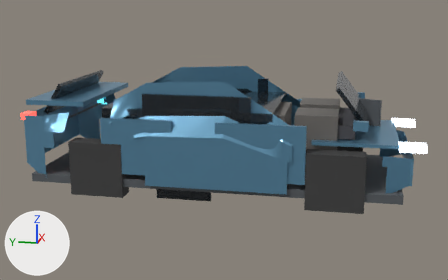
The glTF model assets/models/processed/compact_sedan.glb: old version first, new version second.
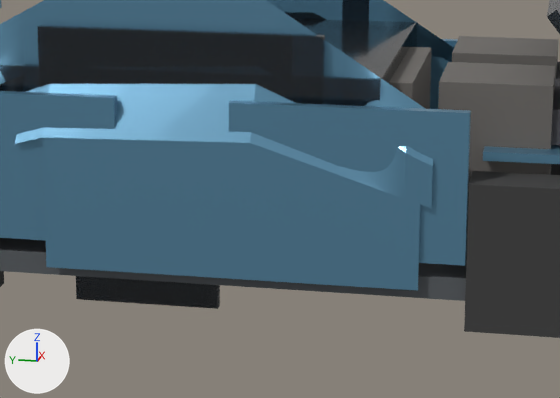
There are two pictures of each version: one whole from a 50 mm camera at (-7.74, -1.58, 2.49) aimed at (-0.01, -0.03, 0.56), one close up on the part from 28% to 76% of the width and 30% to 84% of the height. The axes (+X, +Y, +Z) are drawn at lower left. The lights are the same throughout. The older version's two pictures come first. Where no turn or scale is listed for an object, it has been applied to the vertices.

Before the edit, the objects in view are built like this:
```python
me_window_fixed_l = bpy.data.meshes.new('window_fixed_l')
me_window_fixed_l.from_pydata(...)  # 386 vertices, 768 faces; spans x -0.03..0.03, y -1.0..1.0, z -0.23..0.23
me_window_fixed_l.materials.append(mat_glass)  # greyish blue #3f4b55
me_window_fl_mesh = bpy.data.meshes.new('window_fl_mesh')
me_window_fl_mesh.from_pydata(...)  # 386 vertices, 768 faces; spans x -0.04..0.04, y -1.0..1.0, z -0.4..0.4
me_window_fl_mesh.materials.append(mat_glass)  # greyish blue #3f4b55
me_window_rl_mesh = bpy.data.meshes.new('window_rl_mesh')
me_window_rl_mesh.from_pydata(...)  # 386 vertices, 768 faces; spans x -0.05..0.05, y -1.0..1.0, z -0.52..0.52
me_window_rl_mesh.materials.append(mat_glass)  # greyish blue #3f4b55
ob_window_fixed_l = bpy.data.objects.new('window_fixed_l', me_window_fixed_l)
ob_window_fixed_l.parent = ob_windows
ob_window_fixed_l.location = (0.777, 0.15, 1.119)
ob_window_fixed_l.scale = (0.65, 0.65, 0.65)
ob_window_fl_mesh = bpy.data.objects.new('window_fl_mesh', me_window_fl_mesh)
ob_window_fl_mesh.parent = ob_window_fl
ob_window_fl_mesh.location = (-0.885, 1.675, -1.1)
ob_window_fl_mesh.scale = (0.375, 0.375, 0.375)
ob_window_fr_mesh = bpy.data.objects.new('window_fr_mesh', me_window_fl_mesh)
ob_window_fr_mesh.parent = ob_window_fr
ob_window_fr_mesh.location = (0.885, 1.675, -1.1)
ob_window_fr_mesh.scale = (0.375, 0.375, 0.375)
ob_window_rl_mesh = bpy.data.objects.new('window_rl_mesh', me_window_rl_mesh)
ob_window_rl_mesh.parent = ob_window_rl
ob_window_rl_mesh.location = (-0.885, 0.02, -1.1)
ob_window_rl_mesh.scale = (0.29, 0.29, 0.29)
ob_window_rr_mesh = bpy.data.objects.new('window_rr_mesh', me_window_rl_mesh)
ob_window_rr_mesh.parent = ob_window_rr
ob_window_rr_mesh.location = (0.885, 0.02, -1.1)
ob_window_rr_mesh.scale = (0.29, 0.29, 0.29)
# also in view: 'seat_rear' at (0.0, -0.64, 0.78); 'cab_mesh' at (0.0, 0.28, 0.78); 'window_fixed_r' at (-0.78, 0.15, 1.12); 'tire_fr' at (-0.79, -1.49, 0.33); 'body_mesh' at (0.0, 0.0, 0.81)
```
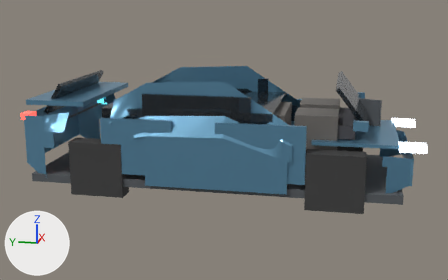
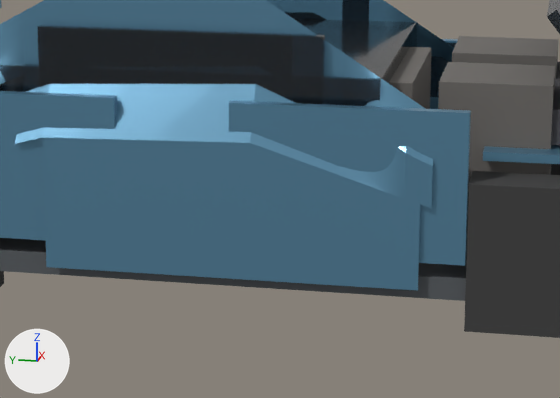
Changed parts and their boxes (x1, y1, x2, y2) in the close-ups (560 x 398 px):
'window_fl_mesh', moved: before (76, 276, 219, 309); after (430, 42, 456, 98)

The change in detail:
Object 'window_fl_mesh' (ob_window_fl_mesh) moves from (-0.885, 1.675, -1.1) to (-0.01, 0.525, -0.14).
Object 'window_fr_mesh' (ob_window_fr_mesh) moves from (0.885, 1.675, -1.1) to (0.01, 0.525, -0.14).
Object 'window_rl_mesh' (ob_window_rl_mesh) moves from (-0.885, 0.02, -1.1) to (-0.01, 0.44, -0.14).
Object 'window_rr_mesh' (ob_window_rr_mesh) moves from (0.885, 0.02, -1.1) to (0.01, 0.44, -0.14).
